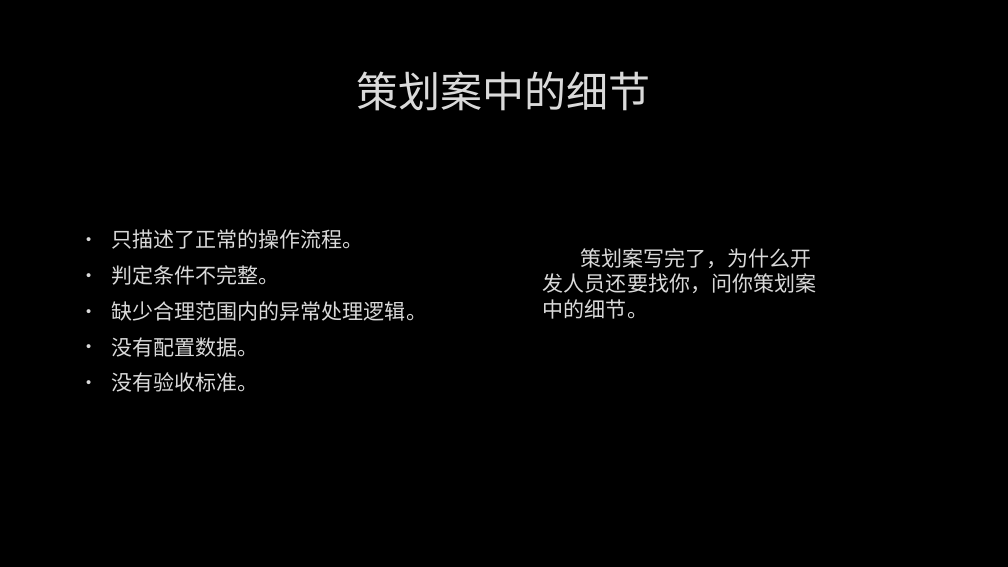
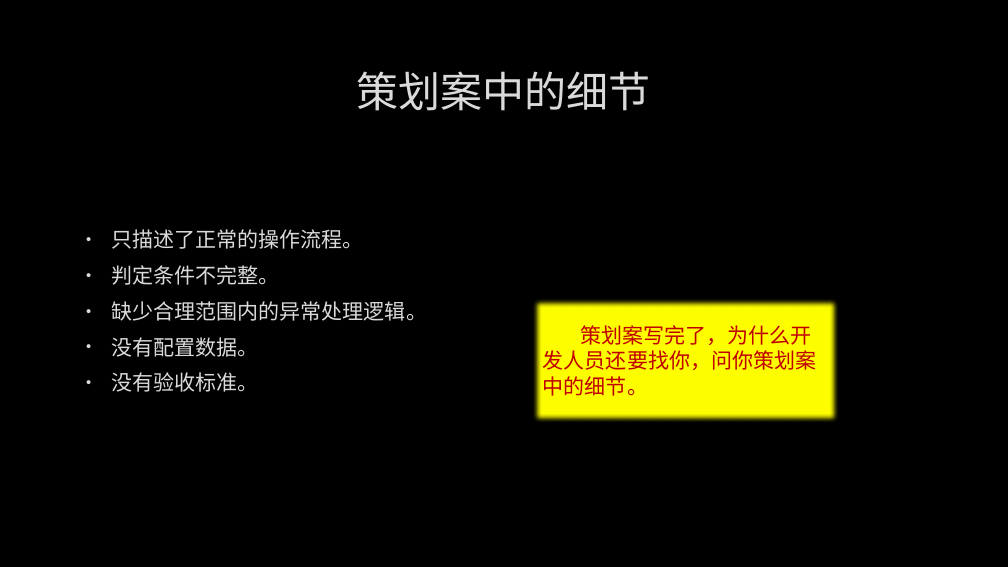
Before and after one commit to albertclass/Lessons, a slide deck: slide 19 of communication/策划与程序沟通技巧.pptx. Drawn at 1008x567 pixels with LibreOffice and Linux fonts; fonts in the diff are those of the drawing; background and template pictures are left out. Boxes give left, top, right and bottom in pixels: in the first picture for what was removed or moved away, otherwise in the second. Text is boxed around its words. In the diff, an @@ line names an element or a change of style, - is before the commit and + after.

```diff
--- a/communication/策划与程序沟通技巧.pptx
+++ b/communication/策划与程序沟通技巧.pptx
@@ text "策划案写完了，为什么开发人员还要找你，问你策划案中的细节。": place and size @@
-text "策划案写完了，为什么开发人员还要找你，问你策划案中的细节。" at <box>543,248,816,319</box>
+text "策划案写完了，为什么开发人员还要找你，问你策划案中的细节。" at <box>532,299,839,423</box>
@@ text "策划案写完了，为什么开发人员还要找你，问你策划案中的细节。" at <box>532,299,839,423</box>: text colour #DADADA to #C00000; fill none to #FFFF00; shadow on @@
```
Also in this commit, not shown: 8 other slides changed, 2 slides added, 2 slides removed.
